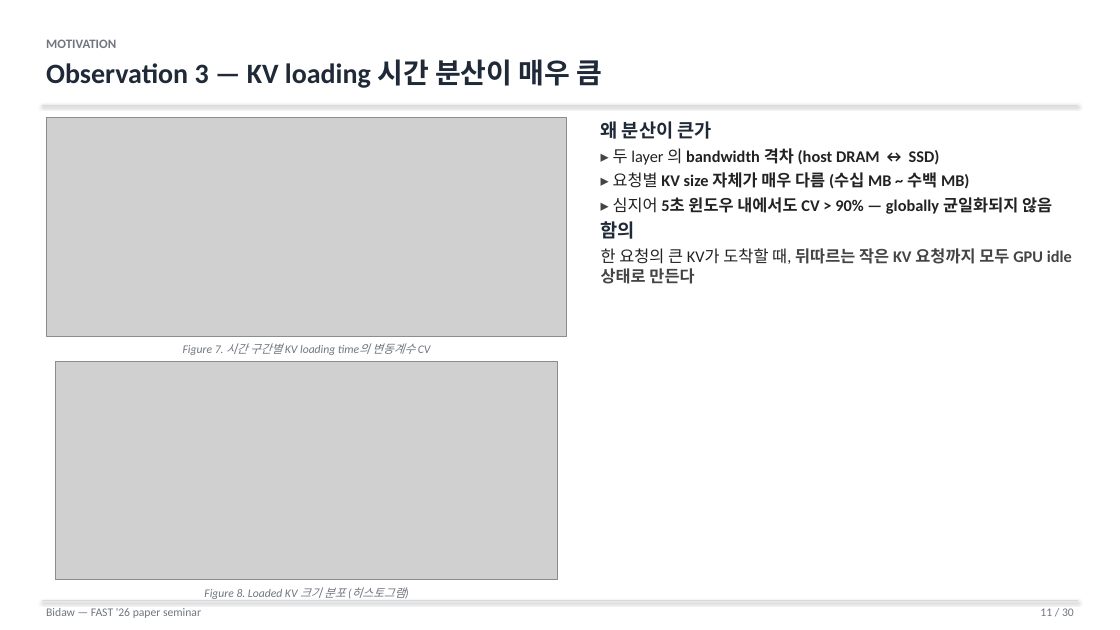
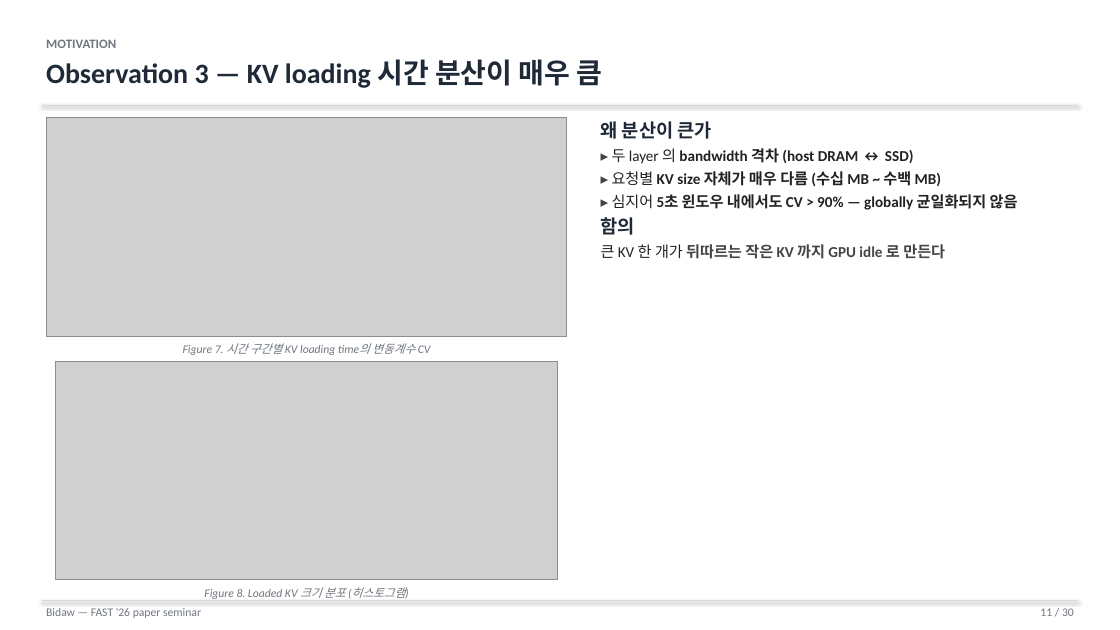
Before and after one commit to Daejun/bidaw, a slide deck: slide 11 of Bidaw_seminar.pptx. Drawn at 1120x630 pixels with LibreOffice and Linux fonts; fonts in the diff are those of the drawing; grey boxes stand for pictures. Boxes give left, top, right and bottom in pixels: in the first picture for what was removed or moved away, otherwise in the second. Text is boxed around its words. In the diff, an @@ line names an element or a change of style, - is before the commit and + after.

Commit message:
Eliminate widow lines in seminar slides
Awkward line breaks where one or two words spilled to the next line were
visible across most of the deck. Two passes of fixes:

- Body bullet font 14pt → 13pt (sed-style replace_all)
- Tighten copy on the worst offenders in slides 3, 5, 8, 9, 10, 11, 13,
  17, 23 (shorter Korean phrasing, English term abbreviations)
- Widen the slide-4 attention diagram box (5.8" → 6.1") and rewrite the
  formula in ASCII (`K^T`, `sqrt(d)`) so it fits on one line

```diff
--- a/Bidaw_seminar.pptx
+++ b/Bidaw_seminar.pptx
@@ text at <box>612,148,1018,210</box>: size 14 to 13 pt in "▸ 두 layer 의 bandwidth 격차 (host ...", "▸ 요청별 KV size 자체가 매우 다름 ...", "▸ 심지어 5초 윈도우 내에서도 CV > ..." @@
@@ text at <box>601,244,945,259</box>: text changed; size 14 to 13 pt @@
-한 요청의 큰 KV가 도착할 때, 뒤따르는 작은 KV 요청까지 모두 GPU idle 상태로 만든다
+큰 KV 한 개가 뒤따르는 작은 KV 까지 GPU idle 로 만든다
```
Also in this commit, not shown: 22 other slides changed, 2 other files.
